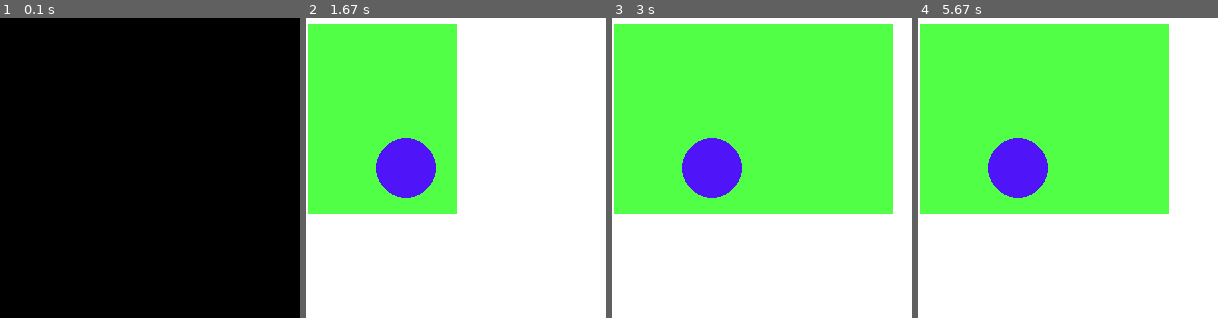
Above: before the commit, frames 1-4 (left to right).
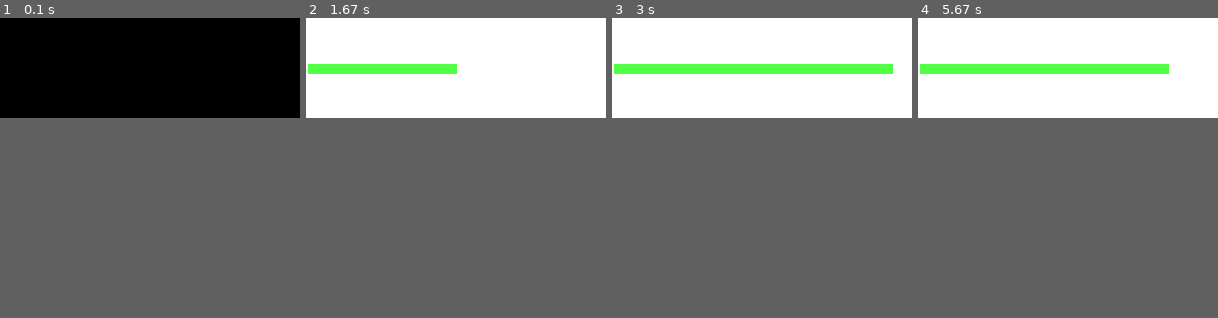
Above: after the commit, the same moments.

Repository: Andoree/Python-Study
Game: pygame game, started from classwork20180917/Task00.py
Same seed, same stepped clock (60 frames per second), same inputs: the game is played once before the commit and once after it.
Inputs:
- Up to frame 1 (0.1 s): no input
- Up to frame 2 (1.67 s): no input
- Up to frame 3 (3 s): no input
- Up to frame 4 (5.67 s): no input
In our replay, the window is 300x300 before the commit and 300x100 after it. These sizes can differ from the game's own. Grey fills any space a smaller window leaves; there, only what the larger window draws over its background counts as a difference.

The runs differ from the first frame. In frame 1, only the window size differs. In frame 2, 30% of the frame differs, in the area x 0-51%, y 2-66%; in frame 3, 56%, in the area x 0-94%, y 2-66%; in frame 4, 50%.

Commit message:
pygame tasks

Diff:
--- a/classwork20180917/Task00.py
+++ b/classwork20180917/Task00.py
@@ -1,8 +1,8 @@
 import pygame as p
 
 p.init()
-screen = p.display.set_mode((300, 300))
-p.display.set_caption("Line")
+screen = p.display.set_mode((300, 100))
+p.display.set_caption("00")
 clock = p.time.Clock()
 running = False
 x = 0
@@ -13,8 +13,6 @@
         if event.type == p.QUIT:
             running = True
     screen.fill((255, 255, 255))
-    p.draw.circle(screen, (80, 20, 249), (100, 150), 30)
-    p.draw.line(screen, (80, 255, 70), [2, 100], [x % 300, 100], 190)
-    p.draw.circle(screen, (80, 20, 249), (100, 150), 30)
+    p.draw.line(screen, (80, 255, 70), [2, 50], [x % 300, 50], 10)
     x += 10
     p.display.flip()
--- a/classwork20180917/Task01.py
+++ b/classwork20180917/Task01.py
@@ -1,13 +1,15 @@
+import math
+
 import pygame as p
 
 p.init()
 screen = p.display.set_mode((1000, 1000))
-p.display.set_caption("Line")
+p.display.set_caption("01")
 clock = p.time.Clock()
-cosPhi = 0.5
-sinPhi = (3 ** 0.5) / 2
-points1 = [[250, 250], [150, 150], [150, 50], [350, 50], [350, 150]]
-points2 = [[250, 250], (350, 350), (350, 450), (150, 450), (150, 350)]
+phi = math.pi / 6
+points1 = [[500, 500], [400, 400], [400, 300], [600, 300], [600, 400]]
+points2 = [[500, 500], [600, 600], [600, 700], [400, 700], [400, 600]]
+center = 500
 running = False
 x = 0
 while not running:
@@ -20,14 +22,22 @@
         p.draw.line(screen, (250, 2, 1), [points1[i][0], points1[i][1]],
                     [points1[(i + 1) % 5][0], points1[(i + 1) % 5][1]], 3)
     for i in range(0, 5):
-        p.draw.line(screen, (250, 2, 1), [points2[i][0], points2[i][1]],
+        p.draw.line(screen, (2, 255, 1), [points2[i][0], points2[i][1]],
                     [points2[(i + 1) % 5][0], points2[(i + 1) % 5][1]], 3)
     for i in range(1, 5):
-        points1t0 = (points1[i][0] - points1[0][0]) * cosPhi\
-                    + (points1[i][1] - points1[0][1]) * sinPhi
-        points1t1 = -(points1[i][0] - points1[0][0]) * sinPhi\
-                    + (points1[i][1] - points1[0][1]) * cosPhi
+        points1t0 = center + (points1[i][0] - center) * math.cos(phi) - \
+                    (points1[i][1] - center) * math.sin(phi)
+        points1t1 = center + (points1[i][0] - center) * math.sin(phi) + \
+                    (points1[i][1] - center) * math.cos(phi)
         points1[i][0] = points1t0
         points1[i][1] = points1t1
 
+    for i in range(1, 5):
+        points2t0 = center + (points2[i][0] - center) * math.cos(phi) - \
+                    (points2[i][1] - center) * math.sin(phi)
+        points2t1 = center + (points2[i][0] - center) * math.sin(phi) + \
+                (points2[i][1] - center) * math.cos(phi)
+        points2[i][0] = points2t0
+        points2[i][1] = points2t1
+
     p.display.flip()
--- a/classwork20180917/Task02a.py
+++ b/classwork20180917/Task02a.py
@@ -1,13 +1,14 @@
 import pygame as p
 
 p.init()
+line_end = 296
 screen = p.display.set_mode((300, 300))
-p.display.set_caption("Line")
+p.display.set_caption("02a")
 clock = p.time.Clock()
 running = False
 x = 0
 while not running:
-    clock.tick(1000)
+    clock.tick(50)
     for event in p.event.get():
         if event.type == p.QUIT:
             running = True
@@ -16,7 +17,7 @@
 
     p.draw.line(screen, (140, 140, 140), [2, 100], [400, 100], 58)
     p.draw.line(screen, (0, 255, 0), [6, 100], [2 + x, 100], 50)
-    if x != 296:
+    if x != line_end:
         x += 2
 
     p.display.flip()
--- /dev/null
+++ b/classwork20180917/Task02b.py
@@ -0,0 +1,29 @@
+import pygame as p
+
+p.init()
+screen = p.display.set_mode((400, 100))
+p.display.set_caption('02b')
+clock = p.time.Clock()
+running = False
+x = 0
+length = 380
+bar_height = 30
+rect_height = 20
+rect_width = 33
+rect_distance = 5
+offset_top = 5
+while not running:
+    clock.tick(100)
+    for event in p.event.get():
+        if event.type == p.QUIT:
+            running = True
+    screen.fill((255, 255, 255))
+    p.draw.line(screen, (170, 170, 170), [2, 50], [2 + length, 50], bar_height)
+    i = 0
+    while (i < x % (2 + length)):
+        if i < x:
+            p.draw.line(screen, (63, 167, 231), [i + 2, 50 + offset_top],
+                        [2 + i + rect_width, 50 + offset_top], rect_height)
+            i += rect_width + rect_distance
+    x += 2
+    p.display.flip()
--- a/classwork20180917/Task04.py
+++ b/classwork20180917/Task04.py
@@ -2,10 +2,11 @@
 
 p.init()
 screen = p.display.set_mode((300, 300))
-p.display.set_caption("Beat")
+p.display.set_caption("04(beating)")
 clock = p.time.Clock()
 running = False
 x = 0
+expand = True
 while not running:
     clock.tick(160)
     for event in p.event.get():
@@ -13,8 +14,12 @@
             running = True
     screen.fill((255, 255, 255))
     p.draw.circle(screen, (0, 67, 78), [150, 150], 40 + x, 40)
-    if x == 0:
-        x = 90
-    x -= 1
-                    #todo Расширение плавное
+    if expand:
+        x += 9
+        if x == 90:
+            expand = False
+    else:
+        x -= 1
+        if x == 0:
+            expand = True
     p.display.flip()
--- /dev/null
+++ b/classwork20180917/Task05.py
@@ -0,0 +1,35 @@
+from math import pi
+
+import pygame as p
+
+p.init()
+screen = p.display.set_mode((400, 400))
+p.display.set_caption("05(youtube)")
+clock = p.time.Clock()
+running = False
+x = 0
+y = 0
+
+center = 200
+radius = 100
+rect_side = radius * 2
+while not running:
+    clock.tick(30)
+    for event in p.event.get():
+        if event.type == p.QUIT:
+            running = True
+    screen.fill((255, 255, 255))
+    p.draw.arc(screen, (80, 210, 120), [center - radius, center - radius,
+                                        rect_side, rect_side], 0, x, 25)
+    if x > 1.5 * pi:
+        p.draw.arc(screen, (255, 255, 255), [center - radius, center - radius,
+                                             rect_side, rect_side], 0, y, 25)
+        y += (2 * pi) / 25
+
+    if x < 2 * pi:
+        x += (2 * pi) / 99
+    if y > x:
+        y = 0
+        x = 0
+
+    p.display.flip()
--- /dev/null
+++ b/classwork20180917/Task06.py
@@ -0,0 +1,37 @@
+import pygame as p
+
+p.init()
+width = 400
+height = 100
+screen = p.display.set_mode((width, height))
+p.display.set_caption('06')
+clock = p.time.Clock()
+running = False
+x = 0
+rect_height = 30
+rect_width = 100
+rect_distance = 20
+color_delta = 70
+start = 0
+
+
+def draw_rect(i, x):
+    if i + rect_width < x:
+        p.draw.line(screen, [10 + color_delta * (i // (rect_width + rect_distance)),
+                             55 + color_delta * (i // (rect_width + rect_distance)),
+                             38 + color_delta * (i // (rect_width + rect_distance))],
+                                [i, 50], [i + rect_width, 50], rect_height)
+
+
+while not running:
+    clock.tick(80)
+    for event in p.event.get():
+        if event.type == p.QUIT:
+            running = True
+    screen.fill((255, 255, 255))
+    for i in range(0, 3):
+        draw_rect(start + (rect_distance + rect_width) * i, x)
+    x += 2
+    if x > width:
+        x = 0
+    p.display.flip()
